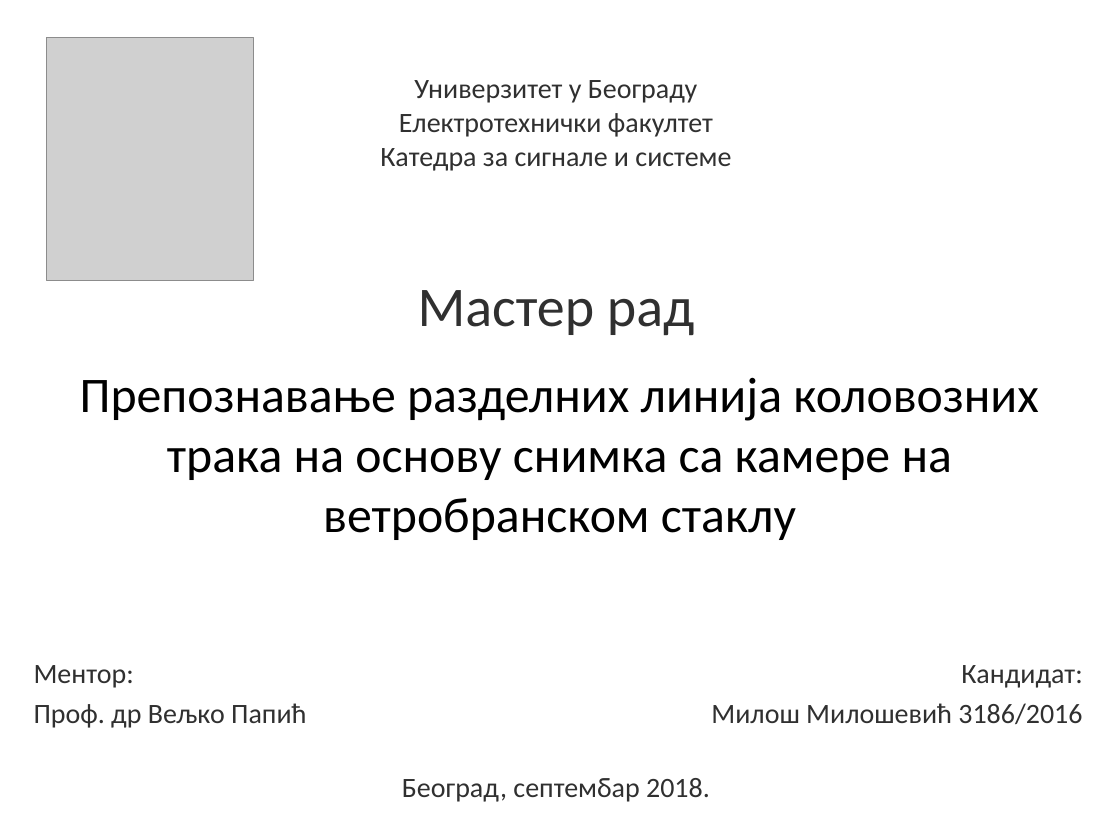
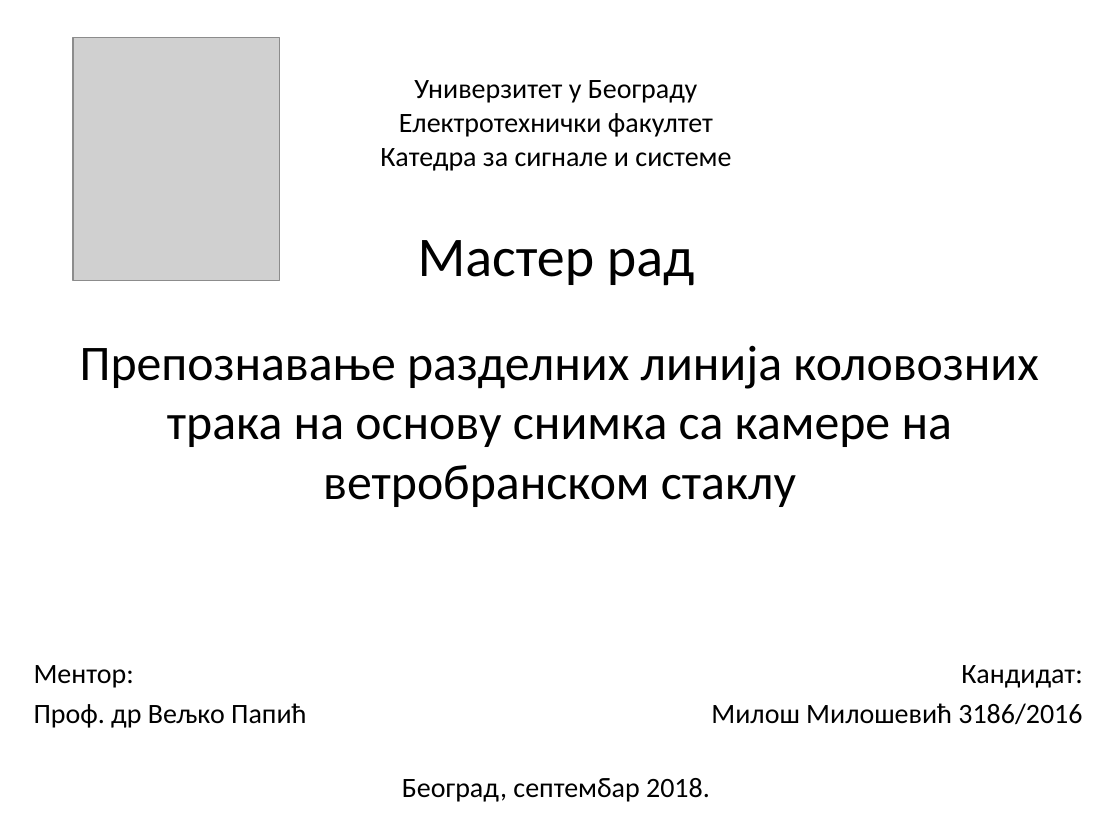
Before and after one commit to milosevicm/LaneDetection, a slide deck: slide 1 of Prezentacija Milos Milosevic.pptx. Drawn at 1120x840 pixels with LibreOffice and Linux fonts; fonts in the diff are those of the drawing; grey boxes stand for pictures; background and template pictures are left out. Boxes give left, top, right and bottom in pixels: in the first picture for what was removed or moved away, otherwise in the second. Text is boxed around its words. In the diff, an @@ line names an element or a change of style, - is before the commit and + after.

```diff
--- a/Prezentacija Milos Milosevic.pptx
+++ b/Prezentacija Milos Milosevic.pptx
@@ picture: place and size @@
-picture at (47, 37, 253, 280)
+picture at (73, 37, 279, 280)
@@ text colour #303030 to #000000 in 5 elements at (711, 665, 1082, 725), (380, 80, 731, 171), (34, 665, 306, 728), (402, 778, 710, 802), (418, 240, 694, 286) @@
@@ text "Мастер рад": place and size @@
-text "Мастер рад" at (418, 290, 694, 335)
+text "Мастер рад" at (418, 240, 694, 286)
@@ title "Препознавање разделних линија коловозних трака ...": place and size @@
-title "Препознавање разделних линија коловозних трака ..." at (80, 377, 1039, 540)
+title "Препознавање разделних линија коловозних трака ..." at (80, 345, 1039, 507)
```
Also in this commit, not shown: 3 other files.
